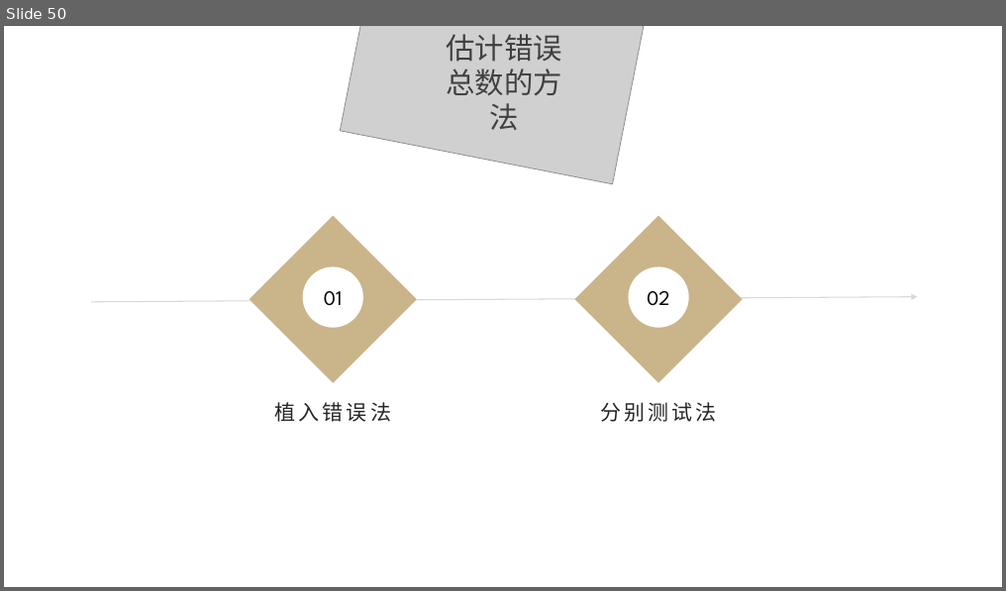
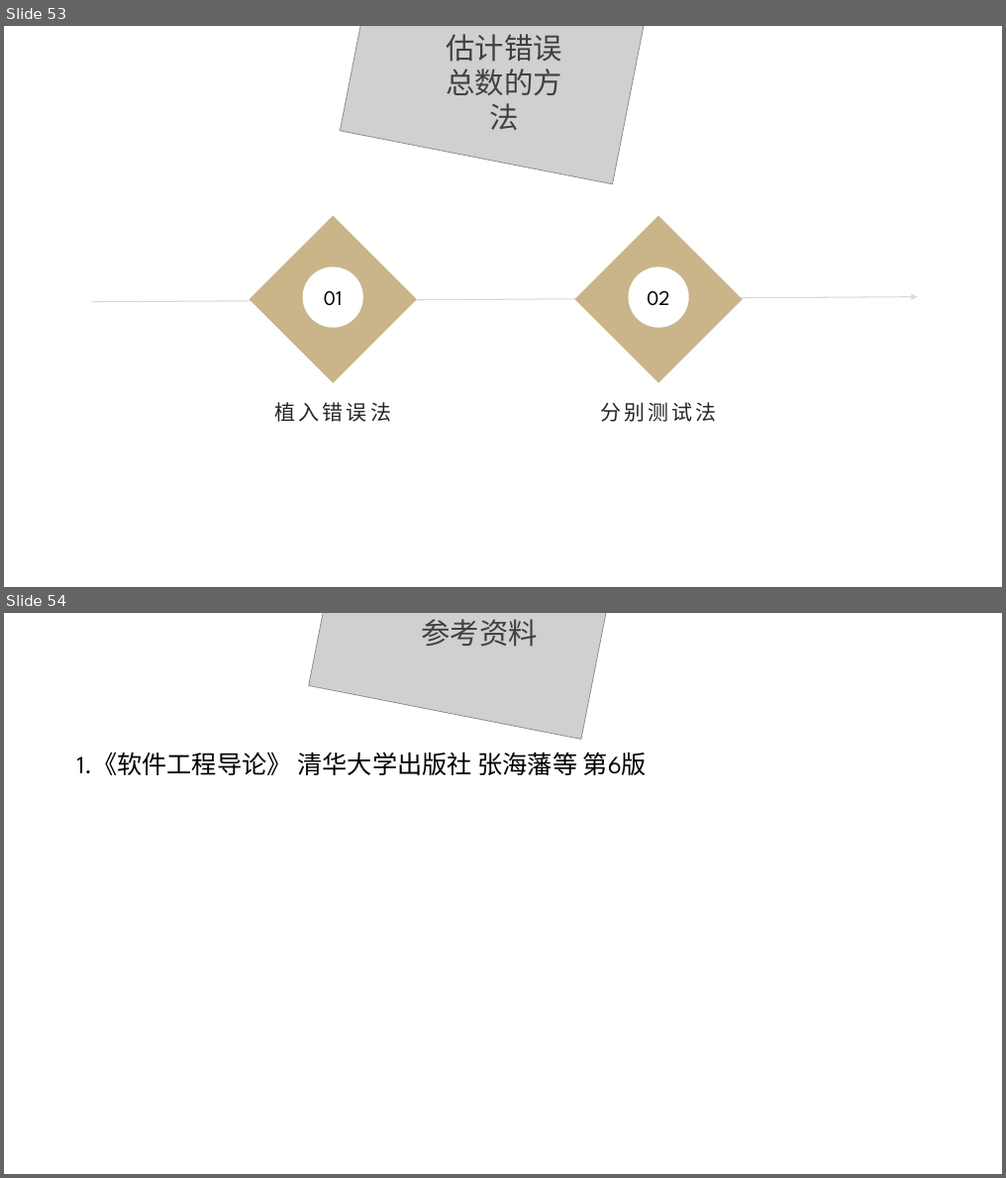
Before and after one commit to ConstanTWT/SE2020-G01, a slide deck: 翻转PPT/SE2020-G01-实现阶段翻转课堂PPT.pptx. Shown one above the other, each under a label of ours: slide 50 before the commit, slides 53 and 54 after it. The pictures are 1006x591 and 1006x1178 pixels, drawn with LibreOffice and Linux fonts; fonts in the diff are those of the drawing; grey boxes stand for pictures; background and template pictures are left out. Boxes give left, top, right and bottom in pixels: in the first picture for what was removed or moved away, otherwise in the second. Text is boxed around its words. In the diff, an @@ line names an element or a change of style, - is before the commit and + after.

```diff
--- a/翻转PPT/SE2020-G01-实现阶段翻转课堂PPT.pptx
+++ b/翻转PPT/SE2020-G01-实现阶段翻转课堂PPT.pptx
@@ slide 54 added at (4, 613, 1002, 1174), background picture (left out) @@
@@ picture added at (309, 613, 612, 740) @@
@@ text added at (422, 619, 538, 647), 28 pt, text #404040 @@
+参考资料
@@ text added at (77, 752, 647, 775), 24 pt, text #000000 @@
+1.《软件工程导论》 清华大学出版社 张海藩等 第6版
@@ what was slide 50 is now slide 53 @@
```
Also in this commit, not shown: 4 other slides added.
